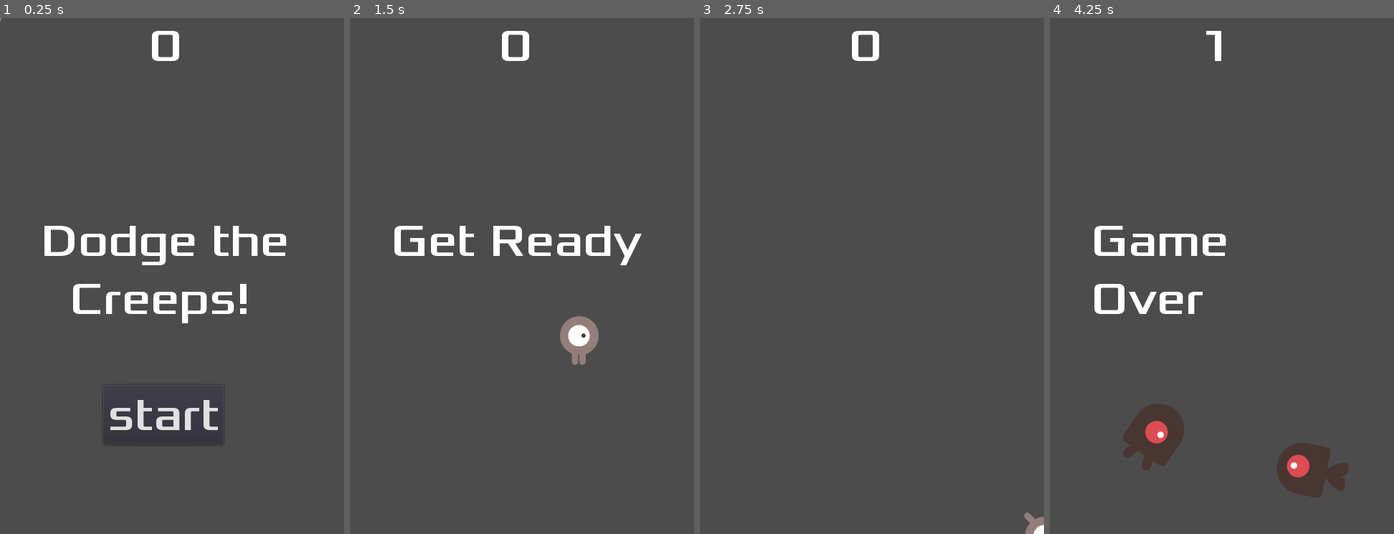
Above: before the commit, frames 1-4 (left to right).
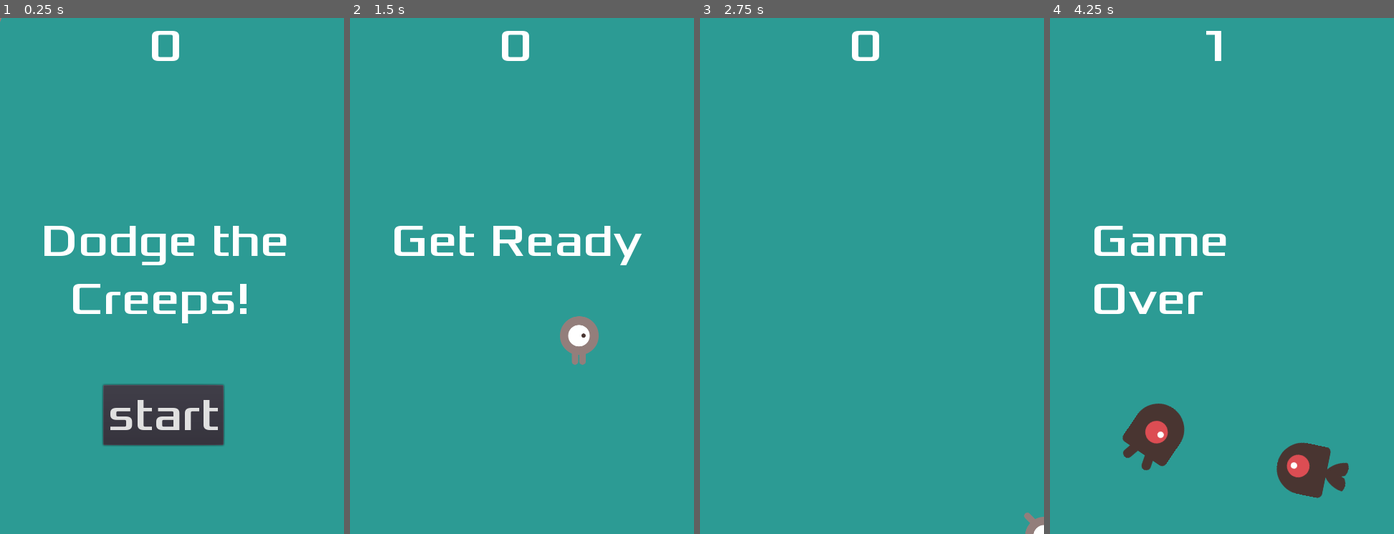
Above: after the commit, the same moments.

Repository: wengzixuan/game
Game: Godot game, scene res://main.tscn
Two runs of this game, one before a commit and one after it. Both use one fixed random seed, a clock stepped at 60 frames per second and the inputs below.
Inputs:
- Up to frame 1 (0.25 s): no input
- Up to frame 2 (1.5 s): click "start" at 0.5 s; tap Enter (start_game, bound only after the commit) at 1.25, 1.35 s; hold D (move_right) from 1.28 s (still down)
- Up to frame 3 (2.75 s): release D (move_right) at 2.03 s; hold S (move_down) from 2.03 s (still down); tap Enter (start_game, bound only after the commit) at 2.1 s
- Up to frame 4 (4.25 s): release S (move_down) at 2.78 s; hold D (move_right) 2.78-3.53 s; tap Enter (start_game, bound only after the commit) at 2.85, 3.6 s; hold W (move_up) from 3.53 s (still down)

The runs differ from the first frame. In frame 1, 93% of the frame differs, in the area x 0-100%, y 0-100%; in frame 2, 97%; in frame 3, 100%; in frame 4, 95%.

Commit message:
2D游戏完成

Diff:
--- a/HUD.tscn
+++ b/HUD.tscn
@@ -14,6 +14,12 @@
 [sub_resource type="DynamicFont" id=3]
 size = 64
 font_data = ExtResource( 2 )
+
+[sub_resource type="InputEventAction" id=4]
+action = "start_game"
+
+[sub_resource type="ShortCut" id=5]
+shortcut = SubResource( 4 )
 
 [node name="HUD" type="CanvasLayer"]
 script = ExtResource( 1 )
@@ -50,6 +56,7 @@
 margin_right = 72.0
 margin_bottom = -124.0
 custom_fonts/font = SubResource( 3 )
+shortcut = SubResource( 5 )
 text = "start"
 
 [node name="MessageTimer" type="Timer" parent="."]
--- a/main.gd
+++ b/main.gd
@@ -23,6 +23,8 @@
 	$ScoreTimer.stop()
 	$MobTimer.stop()
 	$HUD.show_game_over()
+	$Music.stop()
+	$DeathSound.play()
 
 
 func new_game():
@@ -32,6 +34,7 @@
 	$StartTimer.start()
 	$HUD.update_score(score)
 	$HUD.show_message("Get Ready")
+	$Music.play()
 
 
 
--- a/main.tscn
+++ b/main.tscn
@@ -1,9 +1,11 @@
-[gd_scene load_steps=6 format=2]
+[gd_scene load_steps=8 format=2]
 
 [ext_resource path="res://player.tscn" type="PackedScene" id=1]
 [ext_resource path="res://Main.gd" type="Script" id=2]
 [ext_resource path="res://Mob.tscn" type="PackedScene" id=3]
 [ext_resource path="res://HUD.tscn" type="PackedScene" id=4]
+[ext_resource path="res://art/House In a Forest Loop.ogg" type="AudioStream" id=5]
+[ext_resource path="res://art/gameover.wav" type="AudioStream" id=6]
 
 [sub_resource type="Curve2D" id=1]
 _data = {
@@ -13,6 +15,11 @@
 [node name="Main" type="Node"]
 script = ExtResource( 2 )
 mob_scene = ExtResource( 3 )
+
+[node name="ColorRect" type="ColorRect" parent="."]
+margin_right = 480.0
+margin_bottom = 720.0
+color = Color( 0.176471, 0.611765, 0.584314, 1 )
 
 [node name="Player" parent="." instance=ExtResource( 1 )]
 position = Vector2( -24, 0 )
@@ -39,6 +46,12 @@
 
 [node name="HUD" parent="." instance=ExtResource( 4 )]
 
+[node name="Music" type="AudioStreamPlayer" parent="."]
+stream = ExtResource( 5 )
+
+[node name="DeathSound" type="AudioStreamPlayer" parent="."]
+stream = ExtResource( 6 )
+
 [connection signal="hit" from="Player" to="." method="game_over"]
 [connection signal="timeout" from="MobTimer" to="." method="_on_MobTimer_timeout"]
 [connection signal="timeout" from="ScoreTimer" to="." method="_on_ScoreTimer_timeout"]
--- a/project.godot
+++ b/project.godot
@@ -47,6 +47,11 @@
 "events": [ Object(InputEventKey,"resource_local_to_scene":false,"resource_name":"","device":0,"alt":false,"shift":false,"control":false,"meta":false,"command":false,"pressed":false,"scancode":83,"physical_scancode":0,"unicode":0,"echo":false,"script":null)
  ]
 }
+start_game={
+"deadzone": 0.5,
+"events": [ Object(InputEventKey,"resource_local_to_scene":false,"resource_name":"","device":0,"alt":false,"shift":false,"control":false,"meta":false,"command":false,"pressed":false,"scancode":16777221,"physical_scancode":0,"unicode":0,"echo":false,"script":null)
+ ]
+}
 
 [physics]
 
Not shown: 1 places in HUD.tscn that only renumber resources
Not shown, added: export_presets.cfg
